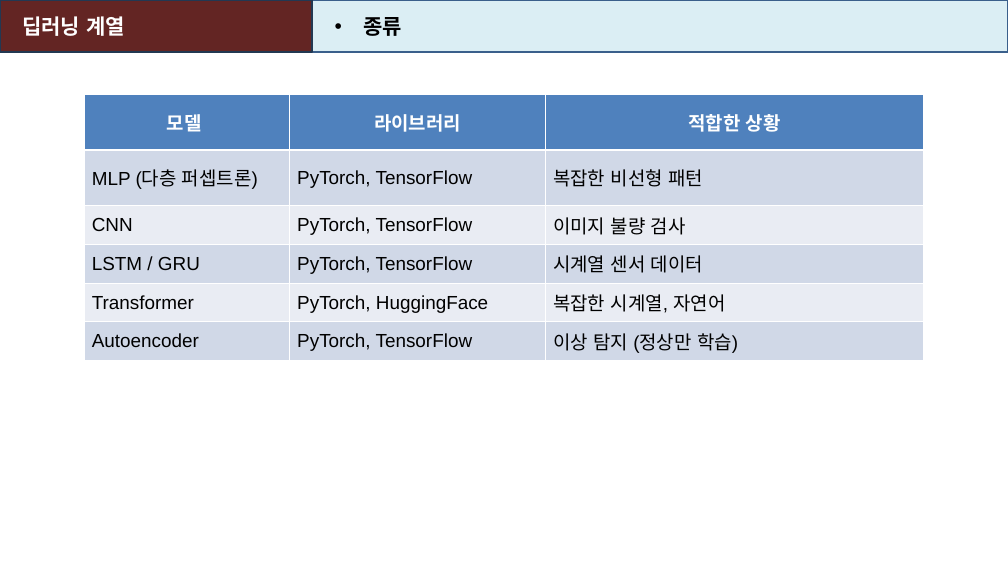
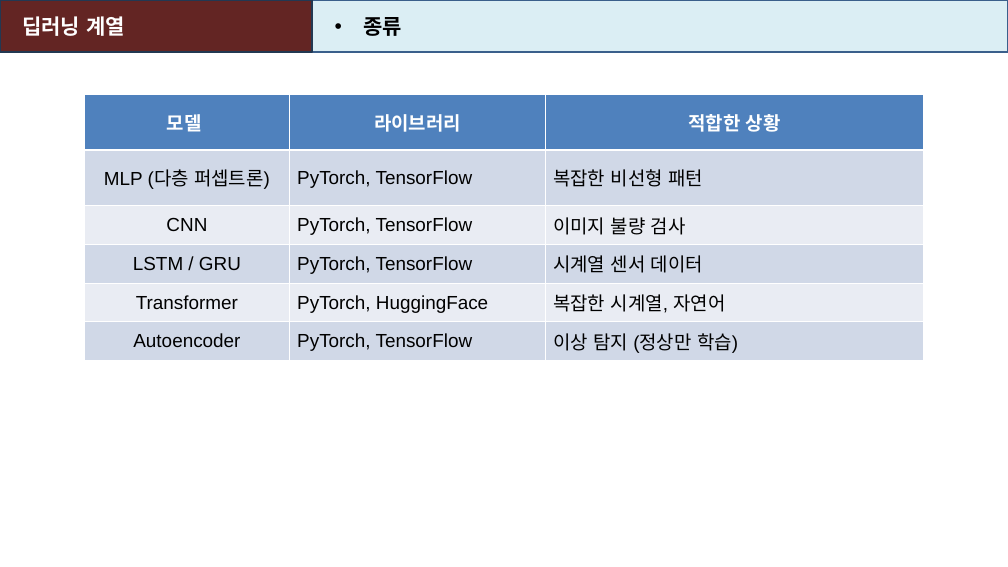
Before and after one commit to heartcom/Linux-Program, a slide deck: slide 96 of 강의자료_머신러닝_인공지능(2606).pptx (slide 95 before the commit). Drawn at 1008x567 pixels with LibreOffice and Linux fonts; fonts in the diff are those of the drawing. Boxes give left, top, right and bottom in pixels: in the first picture for what was removed or moved away, otherwise in the second. Text is boxed around its words. In the diff, an @@ line names an element or a change of style, - is before the commit and + after.

```diff
--- a/강의자료_머신러닝_인공지능(2606).pptx
+++ b/강의자료_머신러닝_인공지능(2606).pptx
@@ table at box(84, 95, 924, 361) @@
@@ alignment left to centre @@
```
Also in this commit, not shown: 11 other slides changed, 51 slides added.
